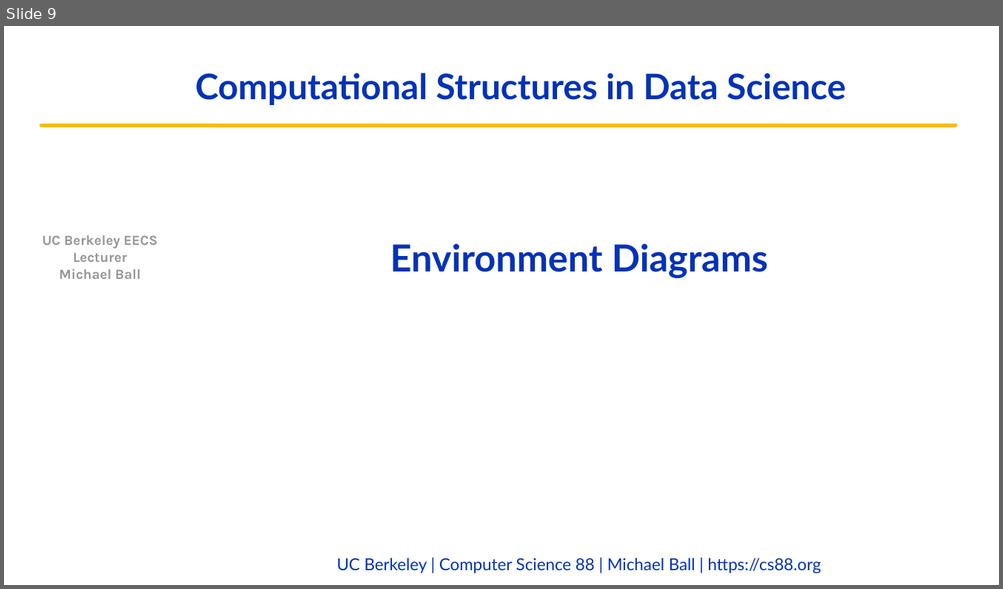
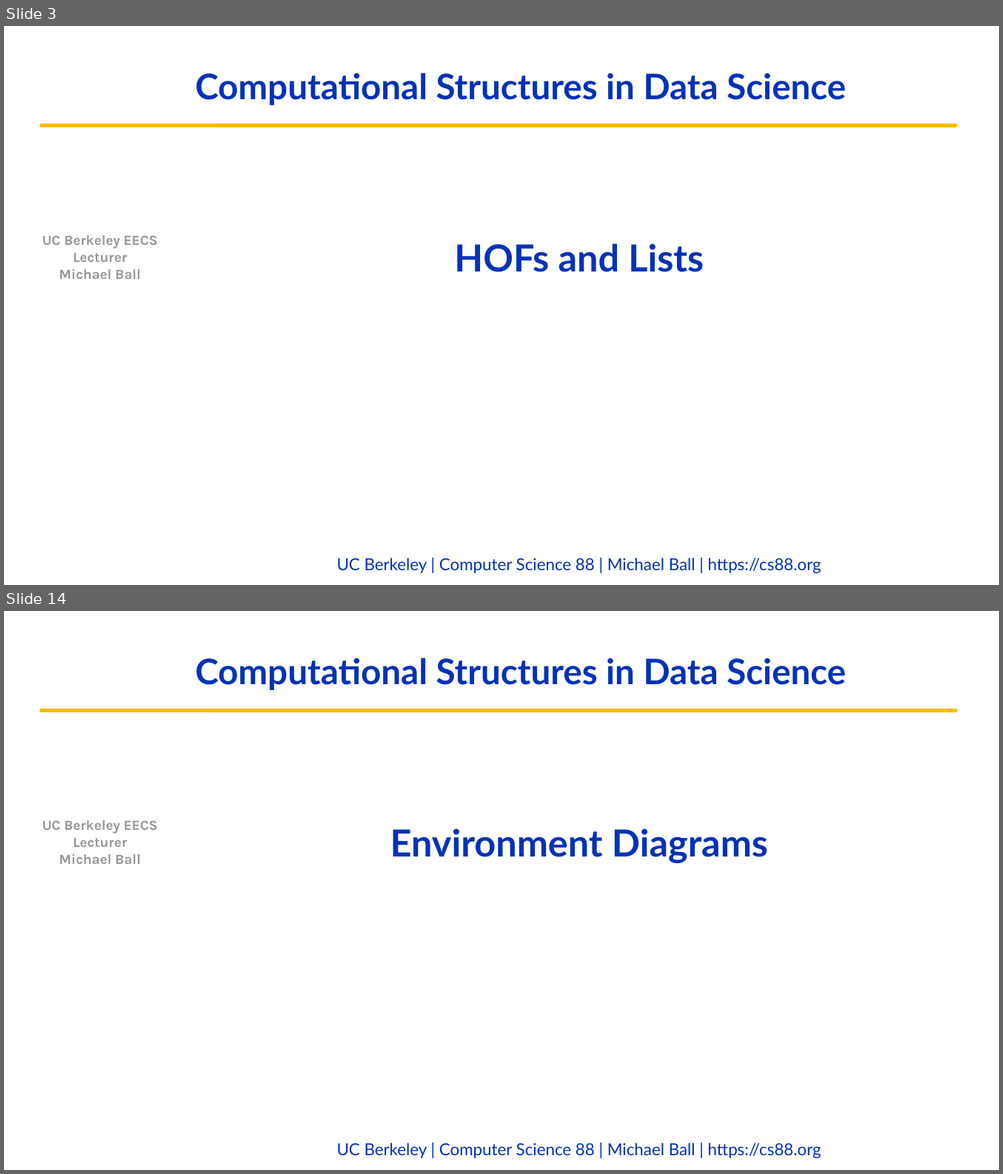
Before and after one commit to cs88-website/fa22, a slide deck: assets/slides/fa22/07-HOFs_Environments.pptx. Shown one above the other, each under a label of ours: slide 9 before the commit, slides 3 and 14 after it; the slides between them are not shown. The pictures are 1003x589 and 1003x1174 pixels, drawn with LibreOffice and Linux fonts; fonts in the diff are those of the drawing; background and template pictures are left out. Boxes give left, top, right and bottom in pixels: in the first picture for what was removed or moved away, otherwise in the second. Text is boxed around its words. In the diff, an @@ line names an element or a change of style, - is before the commit and + after.

```diff
--- a/assets/slides/fa22/07-HOFs_Environments.pptx
+++ b/assets/slides/fa22/07-HOFs_Environments.pptx
@@ slide 3 added at bbox=[4, 26, 999, 585], background #FFFFFF; not listed: 4 template elements that a slide beside it also shows @@
@@ title added at bbox=[454, 244, 703, 272], 36 pt, text #0332B7, bold @@
+HOFs and Lists
@@ what was slide 9 is now slide 14 @@
```
Also in this commit, not shown: 4 slides changed, 9 other slides added, 5 slides removed, 5 other files.
